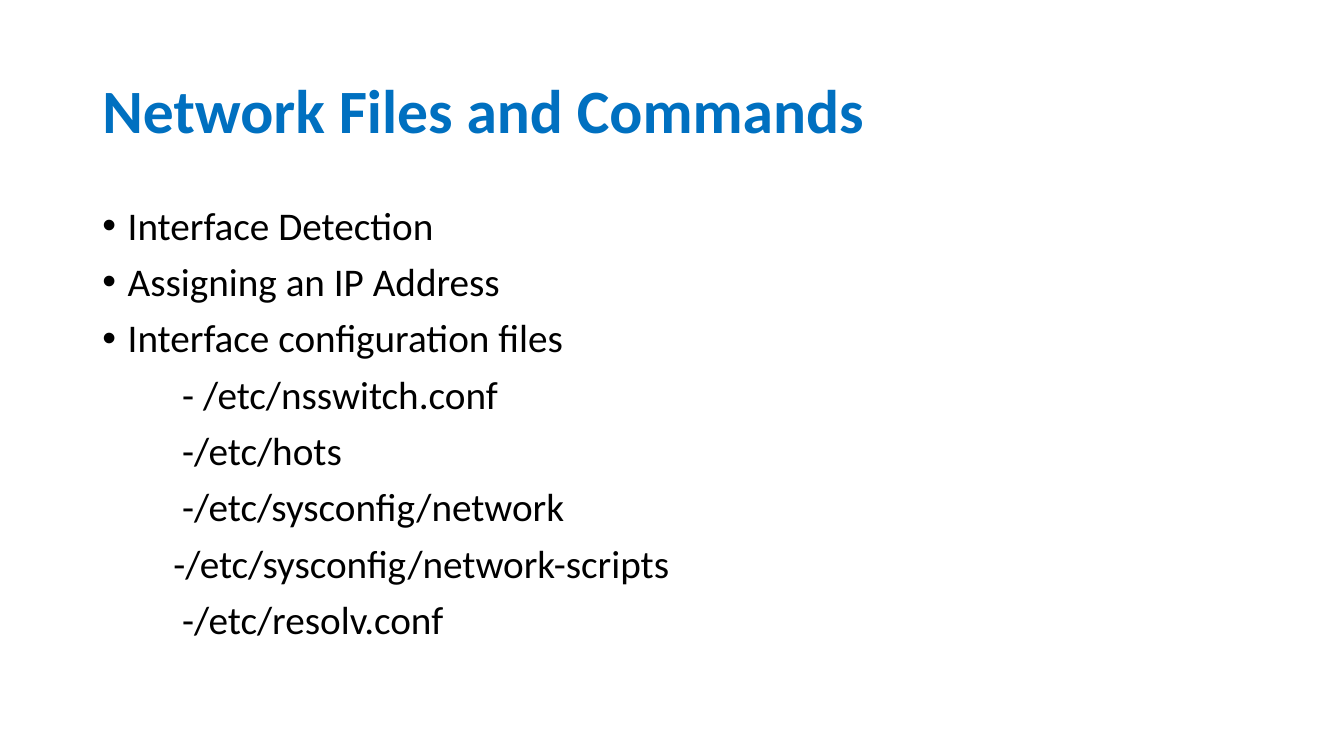
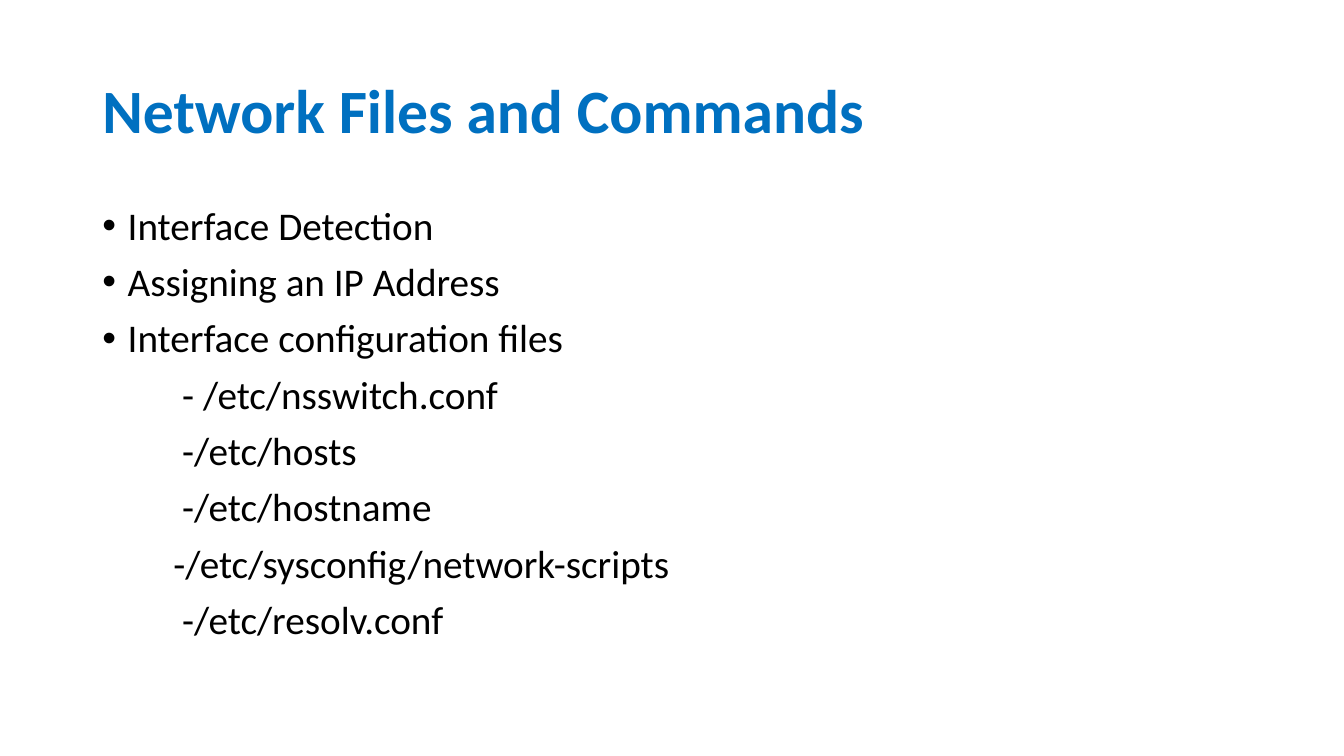
Before and after one commit to vishnudesam/Linux, a slide deck: slide 6 of Linux/Linux-CentOS/Module-6/Module-6.pptx. Drawn at 1344x756 pixels with LibreOffice and Linux fonts; fonts in the diff are those of the drawing. Boxes give left, top, right and bottom in pixels: in the first picture for what was removed or moved away, otherwise in the second. Text is boxed around its words. In the diff, an @@ line names an element or a change of style, - is before the commit and + after.

```diff
--- a/Linux/Linux-CentOS/Module-6/Module-6.pptx
+++ b/Linux/Linux-CentOS/Module-6/Module-6.pptx
@@ text at <box>182,437,431,523</box>: text changed @@
--/etc/hots
--/etc/sysconfig/network
+-/etc/hosts
+-/etc/hostname
```
Also in this commit, not shown: 1 other slide changed.
